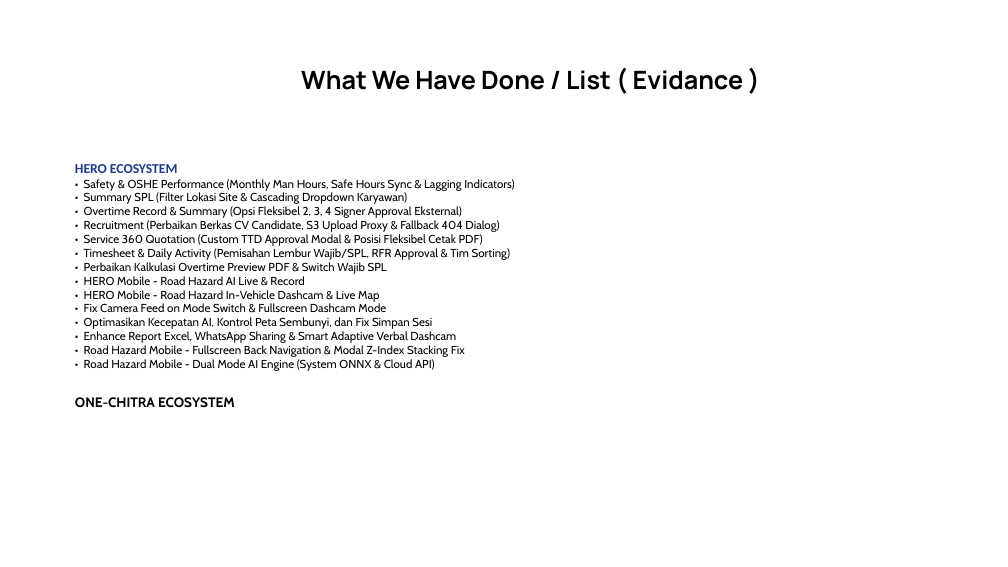
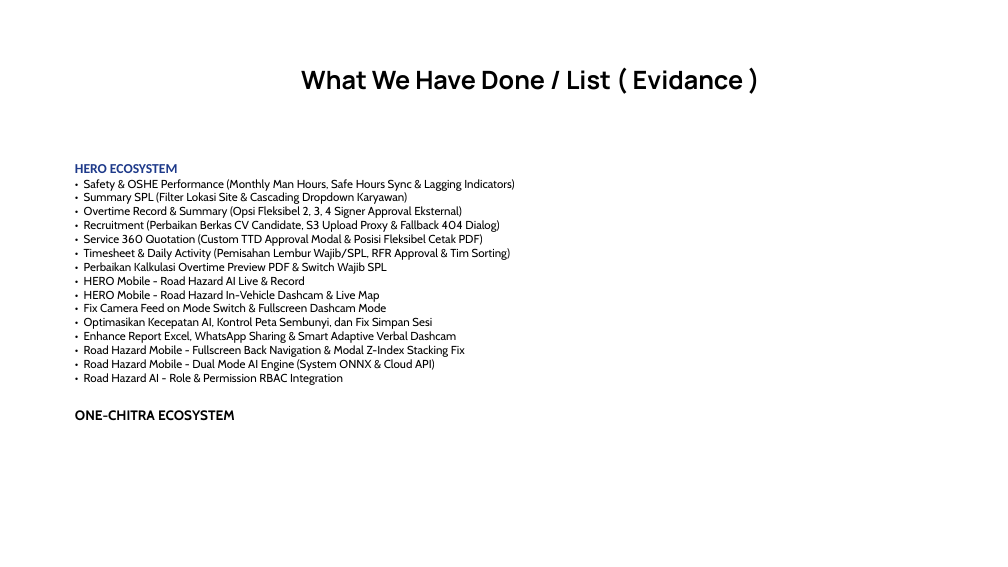
Before and after one commit to Annaskhadafi/hero, a slide deck: slide 4 of Monthly/MONTHLY NOVEMBER 2026 SDS.pptx. Drawn at 1008x567 pixels with LibreOffice and Linux fonts; fonts in the diff are those of the drawing; background and template pictures are left out. Boxes give left, top, right and bottom in pixels: in the first picture for what was removed or moved away, otherwise in the second. Text is boxed around its words. In the diff, an @@ line names an element or a change of style, - is before the commit and + after.

Commit message:
feat(security): integrate road hazard AI with central RBAC roles and permissions

```diff
--- a/Monthly/MONTHLY NOVEMBER 2026 SDS.pptx
+++ b/Monthly/MONTHLY NOVEMBER 2026 SDS.pptx
@@ text at [84,373,343,385]: paragraph added @@
+• Road Hazard AI - Role & Permission RBAC Integration
```
Also in this commit, not shown: 1 slide added, 7 other files.
